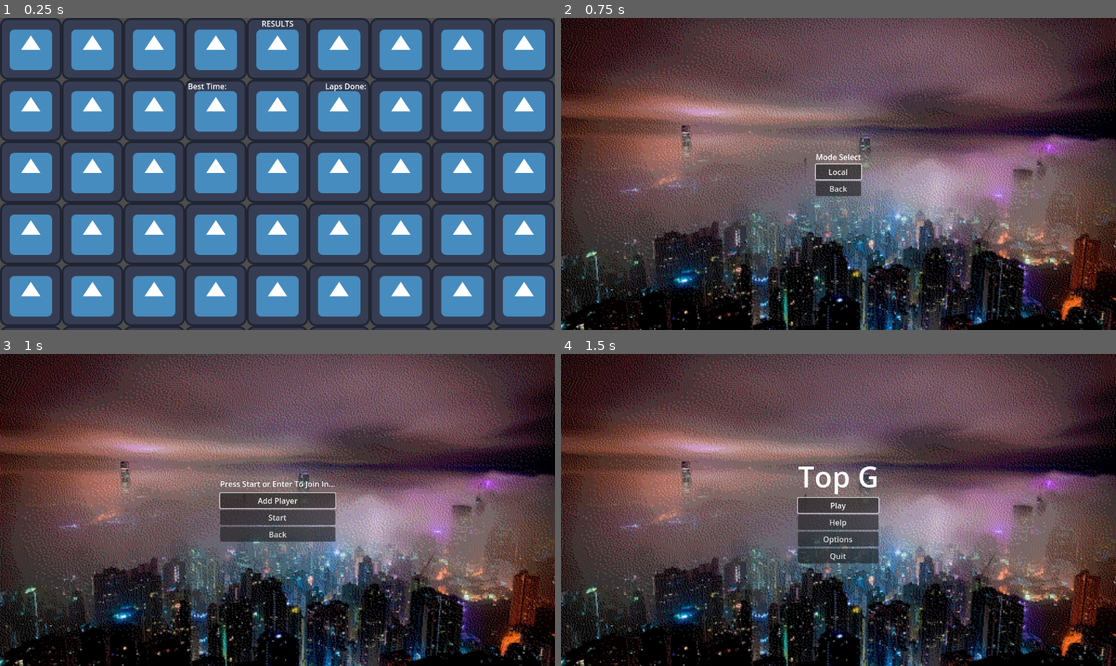
Above: before the commit, frames 1-4 (two rows, left to right).
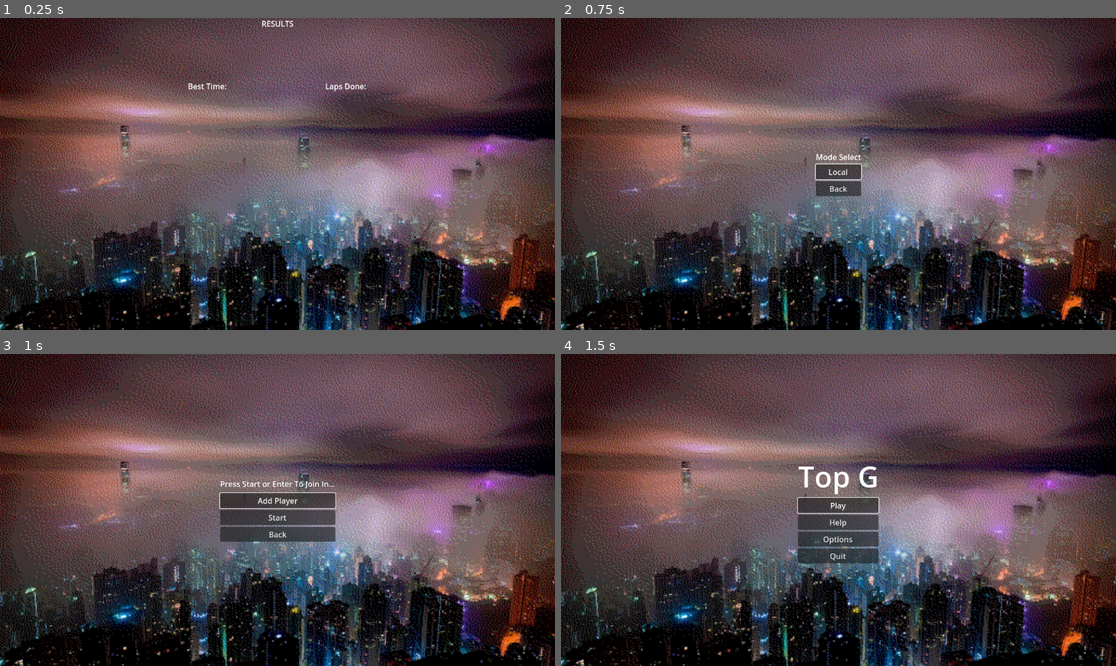
Above: after the commit, the same moments.

Repository: ConnNAND/GMTK-Jam-25
Game: Godot game, scene res://Menus/results_screen.tscn
The game is run twice, just before and just after one commit, with the same random seed, the same clock (stepped at 60 frames per second) and the same inputs. This scene is started directly instead of the project's main scene. The engine's default icon, where the game draws it, is replaced by a stand-in: a white triangle on a blue panel in a dark square. Sound files missing from this copy of the repository are replaced by a short silence.
Inputs (mouse positions are in pixels of both pictures, inside the frame that each line leads up to):
- Up to frame 1 (0.25 s): no input
- Up to frame 2 (0.75 s): tap Enter (ui_accept) at 0.5, 0.6 s; move the mouse to (960, 158) at 0.52 s; hold D (move_right) from 0.53 s (still down)
- Up to frame 3 (1 s): keep holding D (move_right); tap Enter (ui_accept) at 0.77 s
- Up to frame 4 (1.5 s): tap Enter (ui_accept) at 1.07 s; release D (move_right) at 1.25 s; click "Back" at 1.25 s

The runs differ from the first frame. In frame 1, 96% of the frame differs, in the area x 0-100%, y 0-100%; in frame 2, nothing differs; in frame 3, nothing differs; in frame 4, nothing differs.

Commit message:
made menus poggers

Diff:
--- a/gmtk-jam-2025/Menus/Scripts/home_menu.gd
+++ b/gmtk-jam-2025/Menus/Scripts/home_menu.gd
@@ -2,7 +2,7 @@
 
 func _ready() -> void:
 	$MainMenu/Play.grab_focus()
-
+	$"../../AudioStreamPlayer".play()
 
 func _on_play_pressed() -> void:
 	$MainMenu.visible = false
--- a/gmtk-jam-2025/Menus/main_menu.tscn
+++ b/gmtk-jam-2025/Menus/main_menu.tscn
@@ -1,8 +1,9 @@
-[gd_scene load_steps=4 format=3 uid="uid://dfivfc2s87jok"]
+[gd_scene load_steps=5 format=3 uid="uid://dfivfc2s87jok"]
 
 [ext_resource type="Texture2D" uid="uid://bu0ovmoltj2b7" path="res://Materials/Textures/citybg.jpg" id="1_p3jrs"]
 [ext_resource type="Script" uid="uid://dfp0okjwoo2d1" path="res://Menus/Scripts/home_menu.gd" id="2_p3jrs"]
 [ext_resource type="AudioStream" uid="uid://ihy28bn13bai" path="res://Audio/vibeclick.ogg" id="3_at0u2"]
+[ext_resource type="AudioStream" uid="uid://cpils867d8614" path="res://Audio/140509__blackstalian__click_sfx1.wav" id="4_11gta"]
 
 [node name="MainMenu" type="Control"]
 layout_mode = 3
@@ -142,6 +143,9 @@
 [node name="click" type="AudioStreamPlayer" parent="."]
 stream = ExtResource("3_at0u2")
 
+[node name="AudioStreamPlayer" type="AudioStreamPlayer" parent="."]
+stream = ExtResource("4_11gta")
+
 [connection signal="pressed" from="BackgroundImage/HomeMenu/MainMenu/Play" to="BackgroundImage/HomeMenu" method="_on_play_pressed"]
 [connection signal="pressed" from="BackgroundImage/HomeMenu/MainMenu/Help" to="BackgroundImage/HomeMenu" method="_on_help_pressed"]
 [connection signal="pressed" from="BackgroundImage/HomeMenu/MainMenu/Options" to="BackgroundImage/HomeMenu" method="_on_options_pressed"]
--- a/gmtk-jam-2025/Menus/results_screen.tscn
+++ b/gmtk-jam-2025/Menus/results_screen.tscn
@@ -1,7 +1,7 @@
 [gd_scene load_steps=3 format=3 uid="uid://dqal5ooyka68r"]
 
 [ext_resource type="Script" uid="uid://bkjnp2sx5hibd" path="res://Menus/Scripts/results_screen.gd" id="1_crbce"]
-[ext_resource type="Texture2D" uid="uid://l2sos73kuk6q" path="res://icon.svg" id="2_ore47"]
+[ext_resource type="Texture2D" uid="uid://bu0ovmoltj2b7" path="res://Materials/Textures/citybg.jpg" id="2_ore47"]
 
 [node name="ResultsScreen" type="Control"]
 layout_mode = 3
@@ -20,7 +20,8 @@
 grow_horizontal = 2
 grow_vertical = 2
 texture = ExtResource("2_ore47")
-stretch_mode = 1
+expand_mode = 3
+stretch_mode = 6
 
 [node name="RichTextLabel" type="RichTextLabel" parent="."]
 layout_mode = 1
Not shown: 2 places in gmtk-jam-2025/Levels/test_room.tscn that only renumber resources
